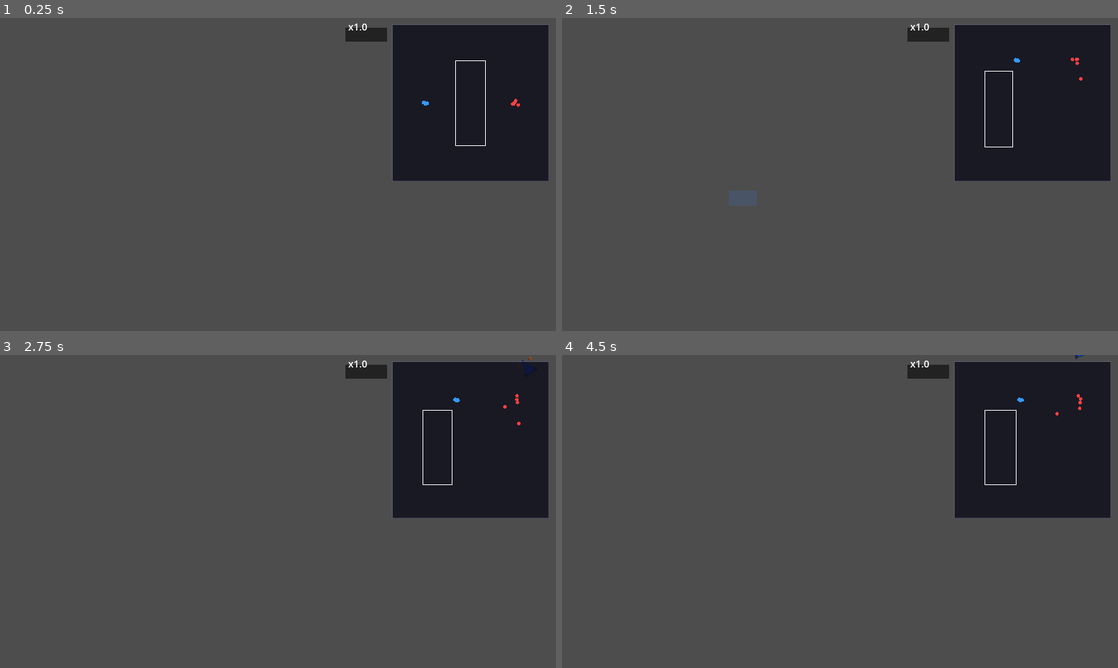
Above: before the commit, frames 1-4 (two rows, left to right).
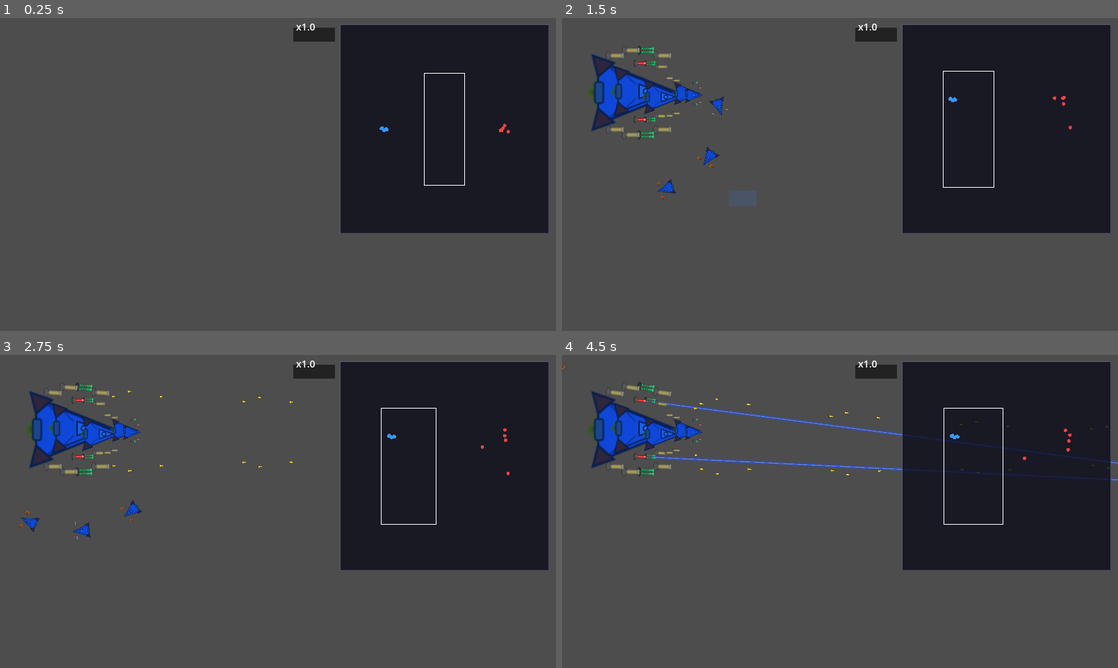
Above: after the commit, the same moments.

Repository: ZhanXuzhao/SpaceRTS
Game: Godot game, scene res://scenes/main.tscn
Same seed, same stepped clock (60 frames per second), same inputs: the game is played once before the commit and once after it.
Inputs (mouse positions are in pixels of both pictures, inside the frame that each line leads up to):
- Up to frame 1 (0.25 s): no input
- Up to frame 2 (1.5 s): tap Enter at 0.5 s; move the mouse to (962, 158) at 0.52 s; hold W 0.53-1.25 s; tap R at 0.6 s; click (962, 158) at 0.67 s; drag from (728, 190) to (812, 237) at 1.27 s
- Up to frame 3 (2.75 s): move the mouse to (333, 442) at 2.02 s; hold W from 2.03 s (still down); tap H at 2.1 s
- Up to frame 4 (4.5 s): release W at 2.75 s; drag from (812, 574) to (673, 464) at 2.77 s; move the mouse to (1006, 558) at 3.52 s; hold A 3.53-4.25 s; tap G at 3.6 s; drag from (673, 464) to (1090, 370) at 4.27 s

The runs differ from the first frame. In frame 1, 11% of the frame differs, in the area x 52-99%, y 1-69%; in frame 2, 14%; in frame 3, 14%; in frame 4, 15%, in the area x 0-100%, y 0-69%.

Commit message:
调整UI尺寸：技能按钮改为80x80，小地图改为300x300

Diff:
--- a/scenes/main.tscn
+++ b/scenes/main.tscn
@@ -14,10 +14,10 @@
 [node name="MinimapLayer" type="CanvasLayer" parent="." unique_id=2113572264]
 
 [node name="MinimapContainer" type="ColorRect" parent="MinimapLayer" unique_id=1544000940]
-offset_left = 1685.0
+offset_left = 1610.0
 offset_top = 10.0
 offset_right = 1910.0
-offset_bottom = 235.0
+offset_bottom = 310.0
 color = Color(0, 0, 0, 0)
 
 [node name="Minimap" type="Node2D" parent="MinimapLayer/MinimapContainer" unique_id=916498273]
@@ -111,14 +111,14 @@
 text = "无人机 仓容/舱内/舱外: 14/10/4"
 
 [node name="SkillPanel" type="GridContainer" parent="HudLayer/Hud" unique_id=947207301]
-custom_minimum_size = Vector2(200, 200)
+custom_minimum_size = Vector2(340, 180)
 layout_mode = 2
 size_flags_horizontal = 8
 size_flags_vertical = 8
 columns = 4
 
 [node name="SkillBtn0" type="MarginContainer" parent="HudLayer/Hud/SkillPanel" unique_id=686676667]
-custom_minimum_size = Vector2(50, 50)
+custom_minimum_size = Vector2(80, 80)
 layout_mode = 2
 
 [node name="Bg" type="ColorRect" parent="HudLayer/Hud/SkillPanel/SkillBtn0" unique_id=1166355210]
@@ -151,7 +151,7 @@
 theme_override_font_sizes/font_size = 10
 
 [node name="SkillBtn1" type="MarginContainer" parent="HudLayer/Hud/SkillPanel" unique_id=1797392508]
-custom_minimum_size = Vector2(50, 50)
+custom_minimum_size = Vector2(80, 80)
 layout_mode = 2
 
 [node name="Bg" type="ColorRect" parent="HudLayer/Hud/SkillPanel/SkillBtn1" unique_id=1456521584]
@@ -184,7 +184,7 @@
 theme_override_font_sizes/font_size = 10
 
 [node name="SkillBtn2" type="MarginContainer" parent="HudLayer/Hud/SkillPanel" unique_id=351100103]
-custom_minimum_size = Vector2(50, 50)
+custom_minimum_size = Vector2(80, 80)
 layout_mode = 2
 
 [node name="Bg" type="ColorRect" parent="HudLayer/Hud/SkillPanel/SkillBtn2" unique_id=1503458995]
@@ -216,7 +216,7 @@
 theme_override_font_sizes/font_size = 10
 
 [node name="SkillBtn3" type="MarginContainer" parent="HudLayer/Hud/SkillPanel" unique_id=365172730]
-custom_minimum_size = Vector2(50, 50)
+custom_minimum_size = Vector2(80, 80)
 layout_mode = 2
 
 [node name="Bg" type="ColorRect" parent="HudLayer/Hud/SkillPanel/SkillBtn3" unique_id=1096431546]
@@ -249,7 +249,7 @@
 theme_override_font_sizes/font_size = 10
 
 [node name="SkillBtn4" type="MarginContainer" parent="HudLayer/Hud/SkillPanel" unique_id=1422257333]
-custom_minimum_size = Vector2(50, 50)
+custom_minimum_size = Vector2(80, 80)
 layout_mode = 2
 
 [node name="Bg" type="ColorRect" parent="HudLayer/Hud/SkillPanel/SkillBtn4" unique_id=1536973347]
--- a/scripts/hud.gd
+++ b/scripts/hud.gd
@@ -156,7 +156,7 @@
 		var btn = _skill_buttons[i]
 		if not btn.visible:
 			continue
-		var rect = Rect2(btn.global_position, Vector2(50, 50))
+		var rect = Rect2(btn.global_position, Vector2(80, 80))
 		if rect.has_point(event.position):
 			for u in main._selected_units:
 				if is_instance_valid(u) and u.hull > 0:
--- a/scripts/minimap.gd
+++ b/scripts/minimap.gd
@@ -20,7 +20,7 @@
 	var p = get_parent()
 	if p is ColorRect:
 		return p.size
-	return Vector2(150, 150)
+	return Vector2(300, 300)
 
 
 ## 获取容器在屏幕上的位置（用于输入坐标转换）
